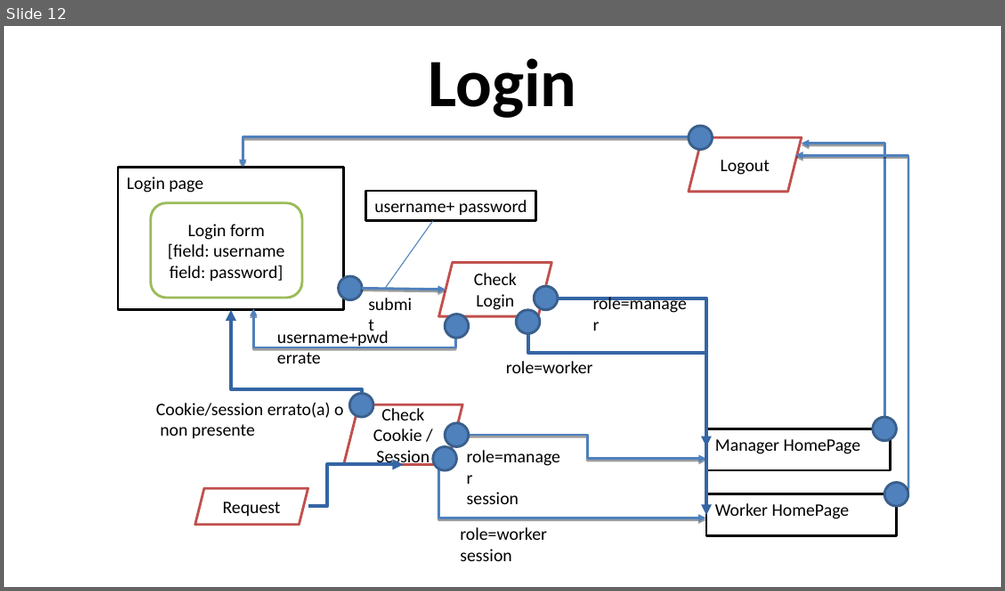
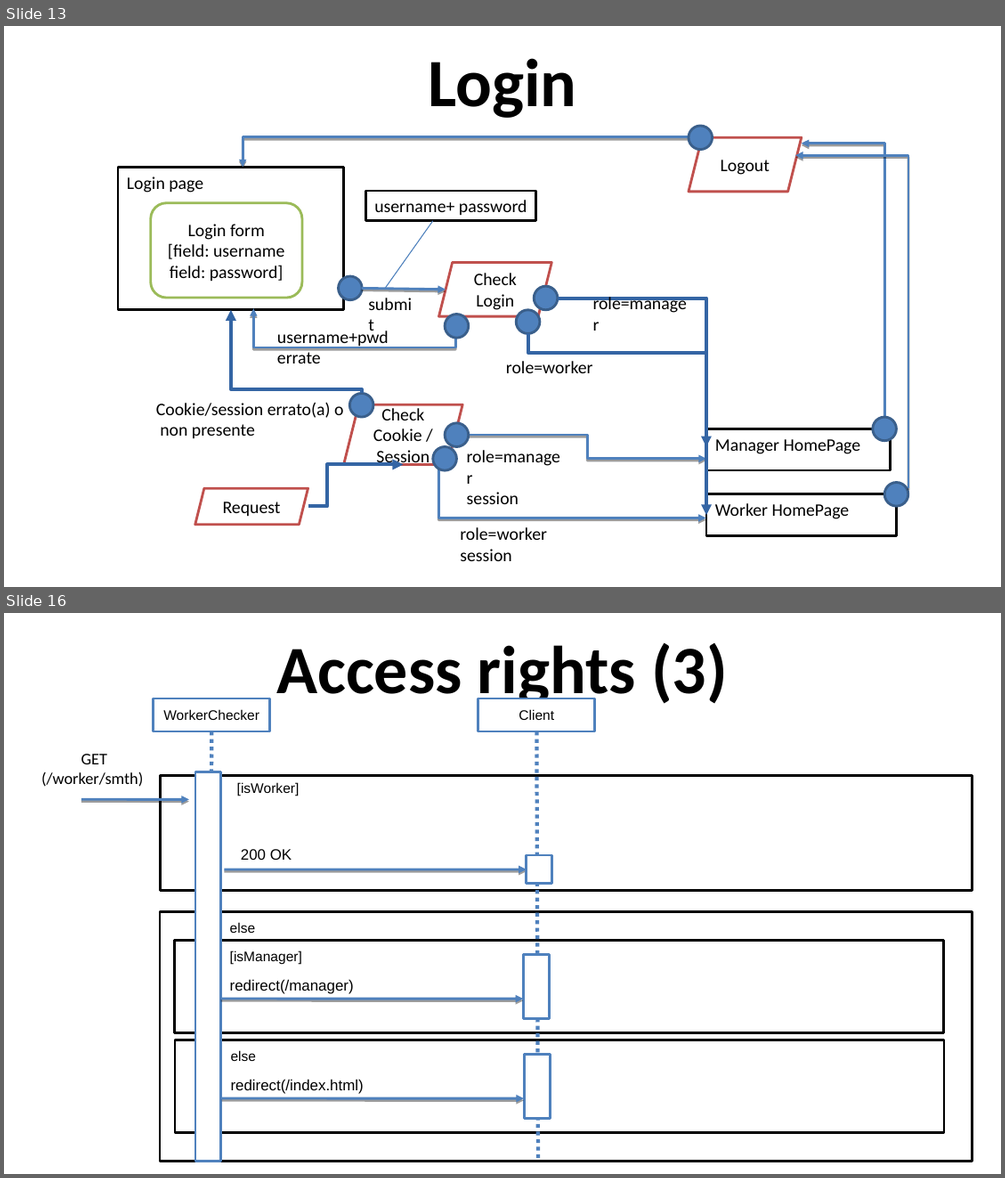
Before and after one commit to darklamp/progetto-tiw-alematte-2020, a slide deck: presentazione.odp. Shown one above the other, each under a label of ours: slide 12 before the commit, slides 13 and 16 after it; the slides between them are not shown. The pictures are 1005x591 and 1005x1178 pixels, drawn with LibreOffice and Linux fonts; fonts in the diff are those of the drawing. Boxes give left, top, right and bottom in pixels: in the first picture for what was removed or moved away, otherwise in the second. Text is boxed around its words. In the diff, an @@ line names an element or a change of style, - is before the commit and + after.

```diff
--- a/presentazione.odp
+++ b/presentazione.odp
@@ slide 16 added at bbox=[4, 613, 1001, 1174], background #FFFFFF @@
@@ title added at bbox=[276, 642, 728, 709], 53.9 pt, text #000000, bold @@
+Access rights (3)
@@ rectangle added at bbox=[154, 698, 270, 730], fill #FFFFFF, outline #4F81BD 2.01 pt, 11 pt, text #000000 @@
+WorkerChecker
@@ rectangle added at bbox=[478, 698, 595, 730], fill #FFFFFF, outline #4F81BD 2.01 pt, 11 pt, text #000000 @@
+Client
@@ line added from (212, 731) to (210, 1092), #4F81BD 3 pt @@
@@ line added from (537, 731) to (539, 1161), #4F81BD 3 pt @@
@@ text added at bbox=[41, 754, 143, 787], 13 pt, text #000000 @@
+GET
+(/worker/smth)
@@ rectangle added at bbox=[195, 772, 221, 1161], fill #FFFFFF, outline #4F81BD 2.01 pt @@
@@ freeform shape added at bbox=[81, 799, 189, 799], outline #4F81BD 2.01 pt @@
@@ rectangle added at bbox=[161, 776, 972, 891], fill #FFFFFF, outline #000000 2.01 pt @@
@@ text added at bbox=[237, 782, 299, 796], 11 pt, text #000000 @@
+[isWorker]
@@ text added at bbox=[241, 849, 291, 860], 12 pt, text #000000 @@
+200 OK
@@ freeform shape added at bbox=[225, 869, 526, 869], outline #4F81BD 2.01 pt @@
@@ rectangle added at bbox=[526, 855, 553, 884], fill #FFFFFF, outline #4F81BD 2.01 pt @@
@@ rectangle added at bbox=[160, 912, 971, 1162], fill #FFFFFF, outline #000000 2.01 pt @@
@@ text added at bbox=[230, 922, 255, 933], 11 pt, text #000000 @@
+else
@@ rectangle added at bbox=[174, 941, 944, 1033], fill #FFFFFF, outline #000000 2.01 pt @@
@@ text added at bbox=[230, 950, 302, 965], 11 pt, text #000000 @@
+[isManager]
@@ rectangle added at bbox=[524, 955, 550, 1019], fill #FFFFFF, outline #4F81BD 2.01 pt @@
@@ freeform shape added at bbox=[221, 969, 524, 969], outline #4F81BD 2.01 pt @@
@@ text added at bbox=[230, 979, 354, 994], 12 pt, text #000000 @@
+redirect(/manager)
@@ freeform shape added at bbox=[221, 998, 523, 998], outline #4F81BD 2.01 pt @@
@@ rectangle added at bbox=[175, 1040, 945, 1132], fill #FFFFFF, outline #000000 2.01 pt @@
@@ text added at bbox=[231, 1050, 256, 1061], 11 pt, text #000000 @@
+else
@@ rectangle added at bbox=[525, 1054, 550, 1119], fill #FFFFFF, outline #4F81BD 2.01 pt @@
@@ text added at bbox=[231, 1078, 364, 1094], 12 pt, text #000000 @@
+redirect(/index.html)
@@ freeform shape added at bbox=[222, 1099, 524, 1099], outline #4F81BD 2.01 pt @@
@@ what was slide 12 is now slide 13 @@
```
Also in this commit, not shown: 1 slide changed, 2 other slides added.
